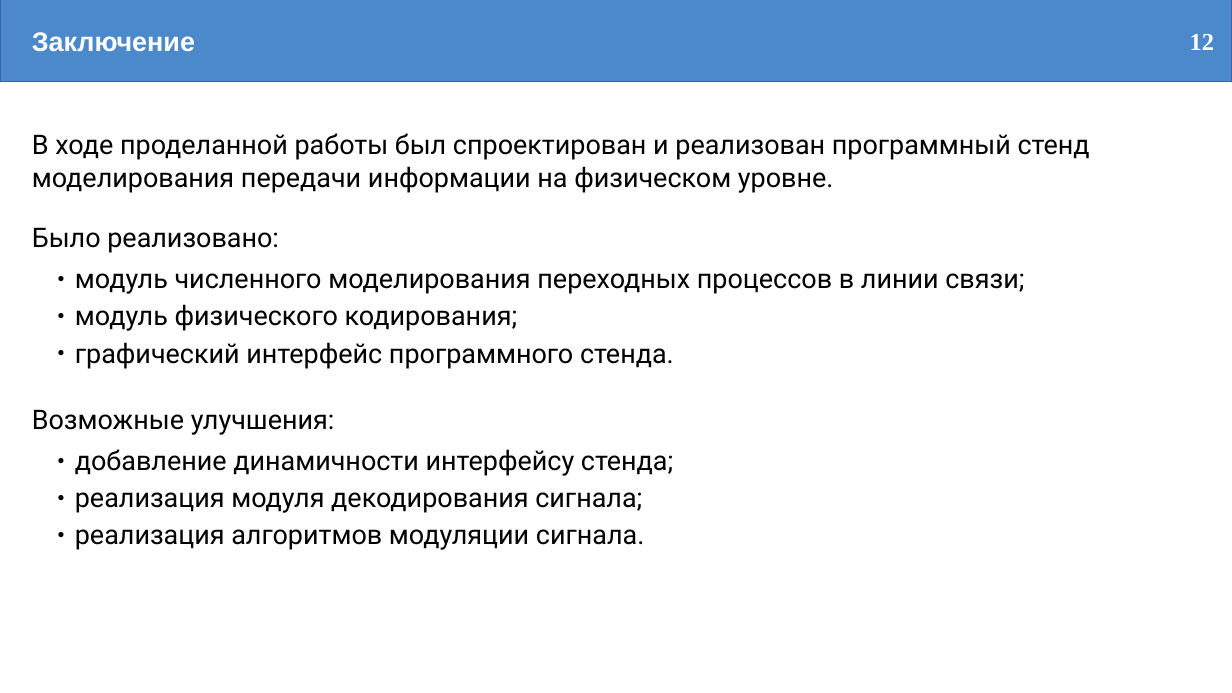
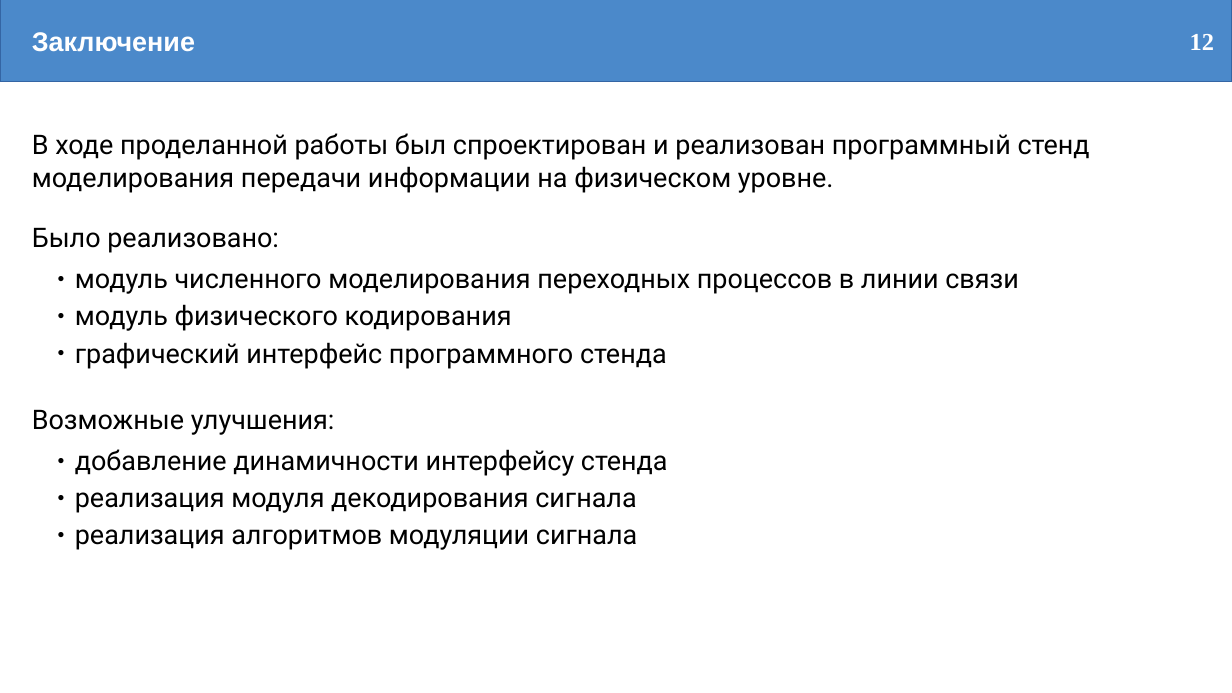
Before and after one commit to bestialyokel/diplom, a slide deck: slide 12 of диплом_отчет/bachurin_prez.pptx. Drawn at 1232x693 pixels with LibreOffice and Linux fonts; fonts in the diff are those of the drawing. Boxes give left, top, right and bottom in pixels: in the first picture for what was removed or moved away, otherwise in the second. Text is boxed around its words. In the diff, an @@ line names an element or a change of style, - is before the commit and + after.

```diff
--- a/диплом_отчет/bachurin_prez.pptx
+++ b/диплом_отчет/bachurin_prez.pptx
@@ text at (x1=75, y1=273, x2=1018, y2=369): text changed @@
-● модуль численного моделирования переходных процессов в линии связи;
-● модуль физического кодирования;
-● графический интерфейс программного стенда.
+● модуль численного моделирования переходных процессов в линии связи
+● модуль физического кодирования
+● графический интерфейс программного стенда
@@ text at (x1=75, y1=449, x2=668, y2=550): text changed @@
-● добавление динамичности интерфейсу стенда;
-● реализация модуля декодирования сигнала;
-● реализация алгоритмов модуляции сигнала.
+● добавление динамичности интерфейсу стенда
+● реализация модуля декодирования сигнала
+● реализация алгоритмов модуляции сигнала
```
Also in this commit, not shown: 3 other slides changed, 10 other files.
